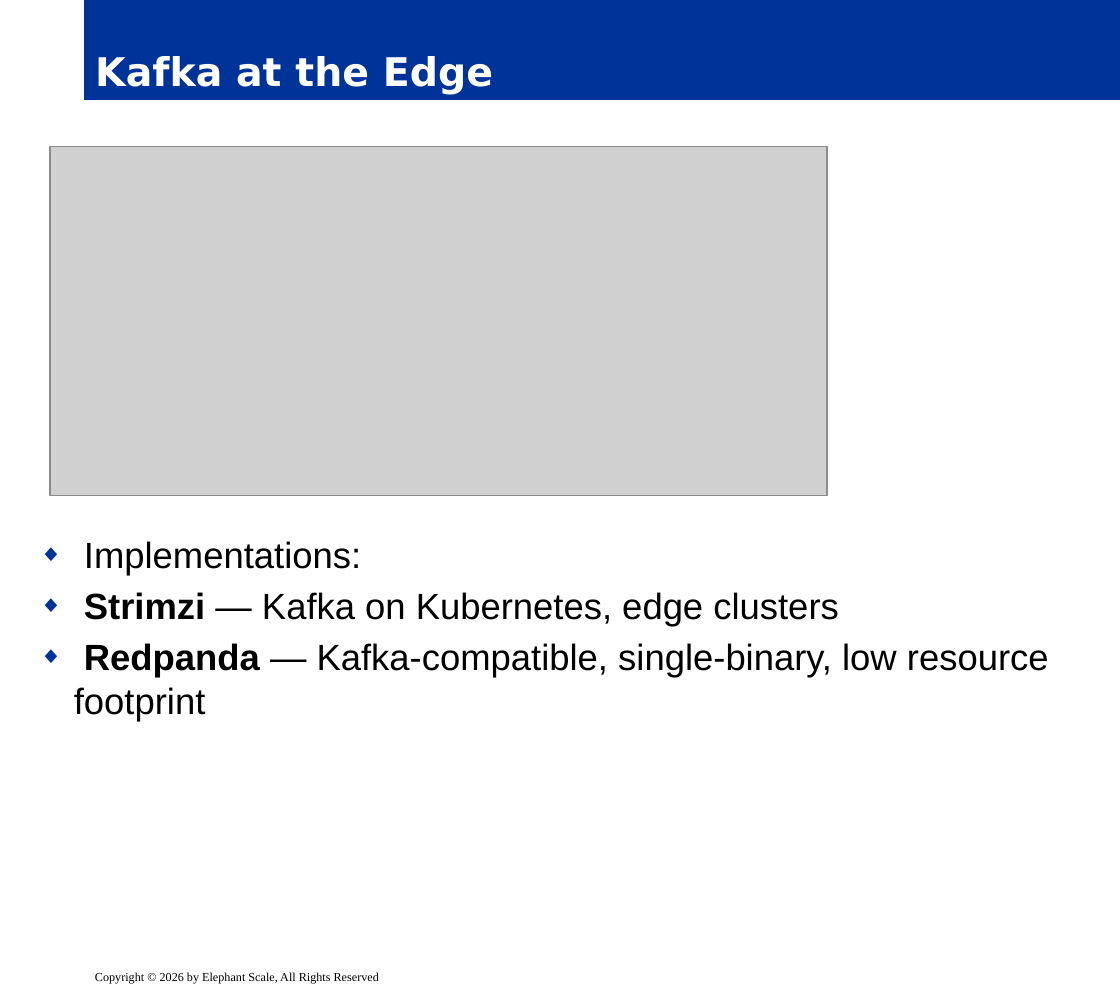
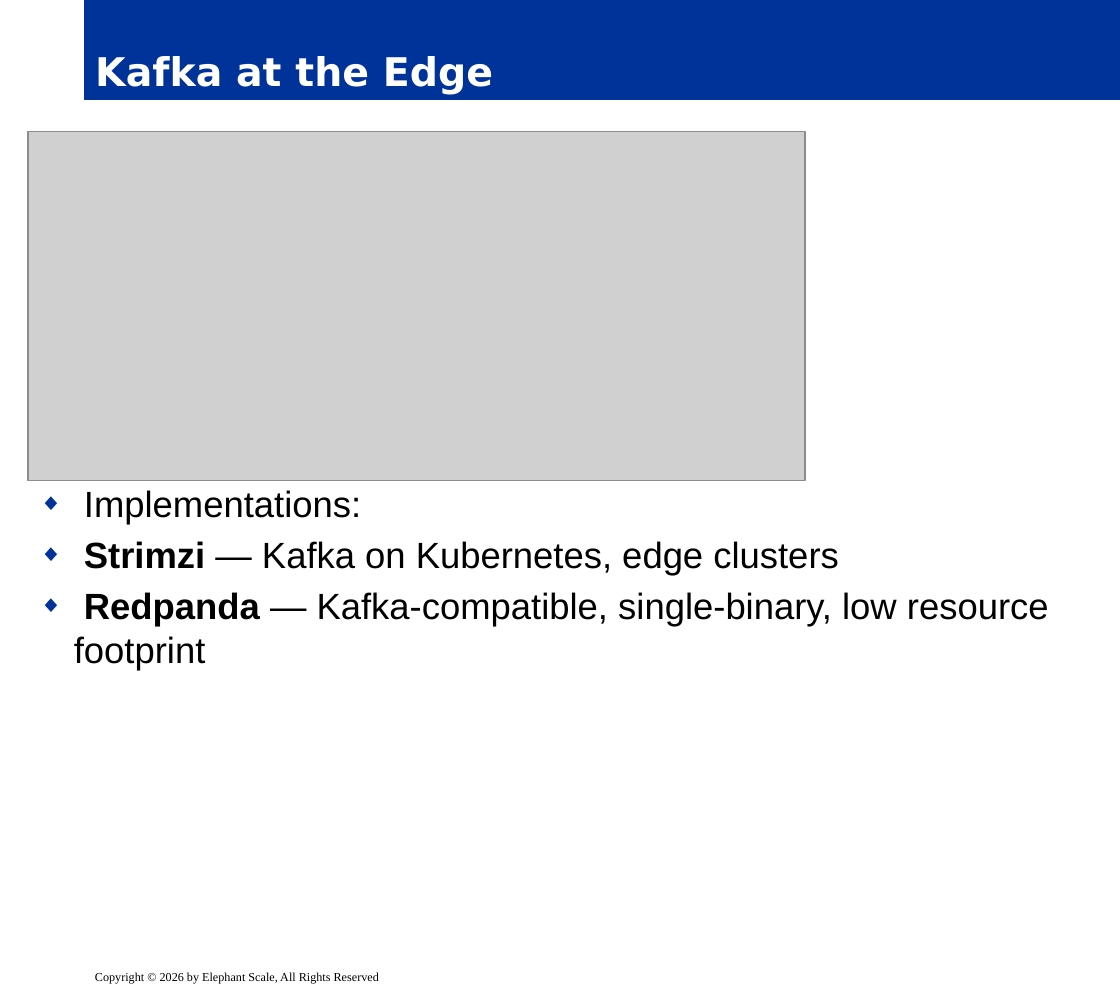
Before and after one commit to elephantscale/Advanced-Kafka-Streaming, a slide deck: slide 7 of slides/release/06__module6.pptx. Drawn at 1120x992 pixels with LibreOffice and Linux fonts; fonts in the diff are those of the drawing; grey boxes stand for pictures; background and template pictures are left out. Boxes give left, top, right and bottom in pixels: in the first picture for what was removed or moved away, otherwise in the second. Text is boxed around its words. In the diff, an @@ line names an element or a change of style, - is before the commit and + after.

```diff
--- a/slides/release/06__module6.pptx
+++ b/slides/release/06__module6.pptx
@@ text "Implementations:": place and size @@
-text "Implementations:" at (74,541,1049,722)
+text "Implementations:" at (74,490,1049,671)
@@ picture: place and size @@
-picture at (50,146,827,495)
+picture at (28,131,805,480)
```
Also in this commit, not shown: 12 other slides changed, 5 slides added.
